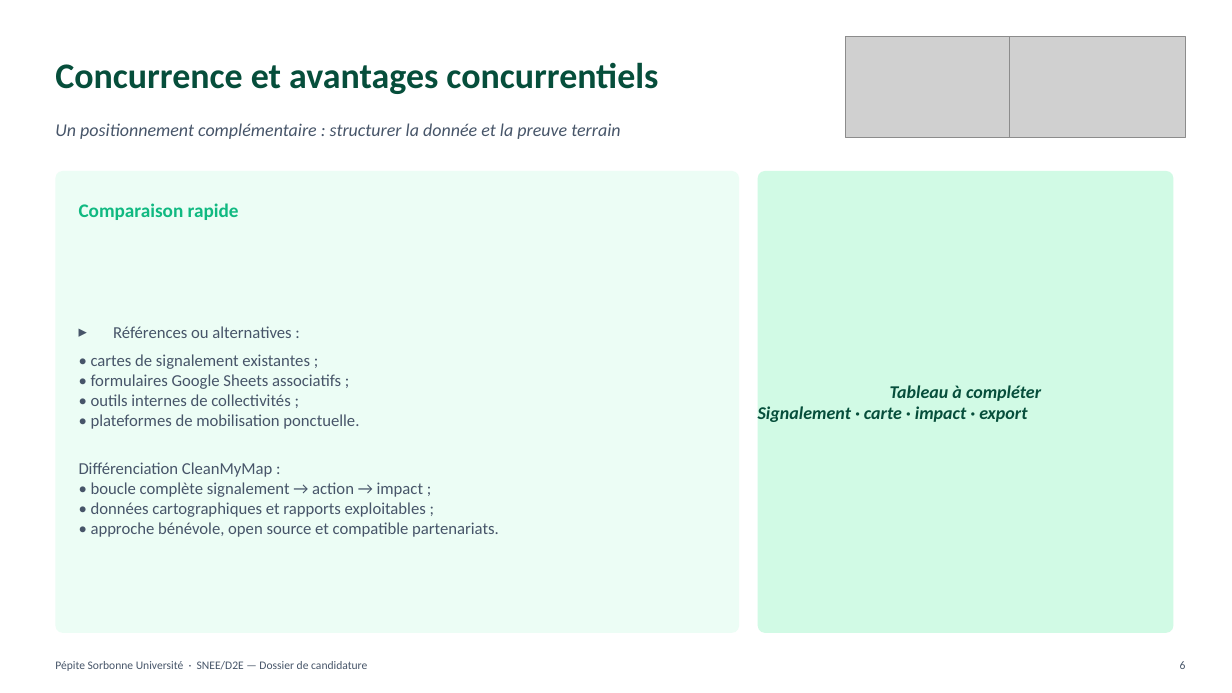
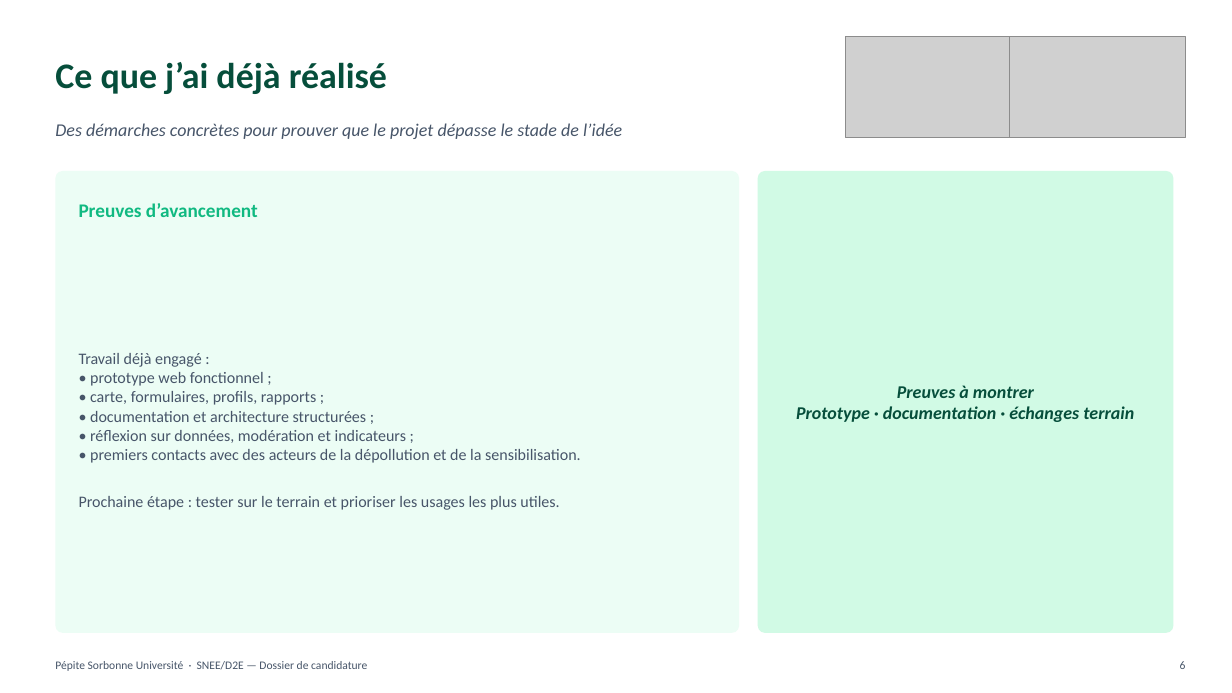
Before and after one commit to maxd4/CleanmyMap, a slide deck: slide 6 of documentation/pepite/oral-jury-6'-SNEE.pptx. Drawn at 1232x693 pixels with LibreOffice and Linux fonts; fonts in the diff are those of the drawing; grey boxes stand for pictures. Boxes give left, top, right and bottom in pixels: in the first picture for what was removed or moved away, otherwise in the second. Text is boxed around its words. In the diff, an @@ line names an element or a change of style, - is before the commit and + after.

```diff
--- a/documentation/pepite/oral-jury-6'-SNEE.pptx
+++ b/documentation/pepite/oral-jury-6'-SNEE.pptx
@@ text at box(55, 62, 387, 94): text changed @@
-Concurrence et avantages concurrentiels
+Ce que j’ai déjà réalisé
@@ text at box(55, 123, 622, 139): text changed @@
-Un positionnement complémentaire : structurer la donnée et la preuve terrain
+Des démarches concrètes pour prouver que le projet dépasse le stade de l’idée
@@ text at box(79, 203, 258, 217): text changed @@
-Comparaison rapide
+Preuves d’avancement
@@ text at box(79, 353, 581, 510): text changed; size 13 to 12.5 pt @@
-▸ Références ou alternatives :
-• cartes de signalement existantes ;
-• formulaires Google Sheets associatifs ;
-• outils internes de collectivités ;
-• plateformes de mobilisation ponctuelle.
-Différenciation CleanMyMap :
-• boucle complète signalement → action → impact ;
-• données cartographiques et rapports exploitables ;
-• approche bénévole, open source et compatible partenariats.
+Travail déjà engagé :
+• prototype web fonctionnel ;
+• carte, formulaires, profils, rapports ;
+• documentation et architecture structurées ;
+• réflexion sur données, modération et indicateurs ;
+• premiers contacts avec des acteurs de la dépollution et de la sensibilisation.
+Prochaine étape : tester sur le terrain et prioriser les usages les plus utiles.
@@ text at box(796, 385, 1134, 422): text changed @@
-Tableau à compléter
-Signalement · carte · impact · export
+Preuves à montrer
+Prototype · documentation · échanges terrain
```
Also in this commit, not shown: 7 other slides changed.
